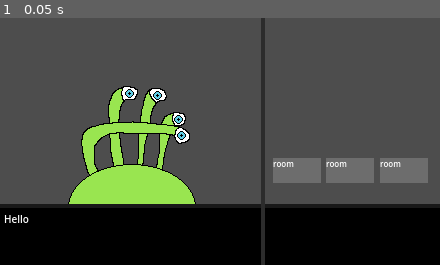
Above: before the commit, frame 1.
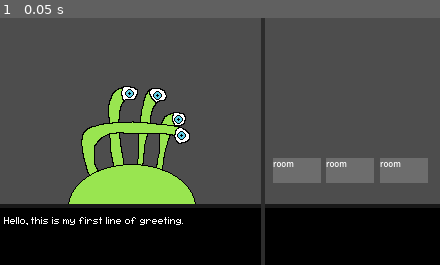
Above: after the commit, the same moment.

Repository: fawfle/brackeys-2026.1
Game: Godot game, scene res://scenes/game_scene.tscn
Same seed, same stepped clock (60 frames per second), same inputs: the game is played once before the commit and once after it.
Inputs:
- Up to frame 1 (0.05 s): no input

The runs differ from the first frame. In frame 1, 0.4% of the frame differs, in the area x 0-42%, y 79-84%.

Commit message:
adding more text functionality

Diff:
--- a/project.godot
+++ b/project.godot
@@ -24,6 +24,7 @@
 window/size/viewport_width=440
 window/size/viewport_height=247
 window/stretch/mode="viewport"
+window/stretch/scale_mode="integer"
 
 [physics]
 
--- a/scenes/game_scene.tscn
+++ b/scenes/game_scene.tscn
@@ -1,7 +1,8 @@
 [gd_scene format=3 uid="uid://d10v8ay10dsu6"]
 
 [ext_resource type="Script" uid="uid://fehsvnq2kohw" path="res://scenes/game manager.gd" id="1_w5aja"]
-[ext_resource type="Script" uid="uid://dkdr85sse58ak" path="res://scenes/text_box.gd" id="2_ycayy"]
+[ext_resource type="Script" uid="uid://dkdr85sse58ak" path="res://scenes/text_bar.gd" id="2_ycayy"]
+[ext_resource type="FontFile" uid="uid://bnw2vf51g52tq" path="res://fonts/fs-pixel-sans-unicode-regular.ttf" id="3_bw6k5"]
 [ext_resource type="PackedScene" uid="uid://4gii0y616804" path="res://scenes/hotel/room.tscn" id="3_ycayy"]
 
 [node name="GameScene" type="Node2D" unique_id=1746918585]
@@ -23,6 +24,7 @@
 offset_right = 262.0
 grow_vertical = 0
 color = Color(0, 0, 0, 1)
+script = ExtResource("2_ycayy")
 
 [node name="TextBox" type="Label" parent="CanvasLayer/TextBar" unique_id=787348684]
 layout_mode = 1
@@ -30,18 +32,19 @@
 anchor_right = 1.0
 anchor_bottom = 1.0
 offset_left = 4.0
-offset_top = 4.0
+offset_top = 3.0
 offset_right = -4.0
-offset_bottom = -4.0
+offset_bottom = -5.0
 grow_horizontal = 2
 grow_vertical = 2
 size_flags_horizontal = 0
 size_flags_vertical = 8
-theme_override_font_sizes/font_size = 10
+theme_override_constants/line_spacing = -3
+theme_override_fonts/font = ExtResource("3_bw6k5")
+theme_override_font_sizes/font_size = 16
 text = "this is sample text. Imagine something really interesting was here. I have preferences and they matter. This text box is also three lines long."
 autowrap_mode = 3
 clip_text = true
-script = ExtResource("2_ycayy")
 
 [node name="Separator" type="ColorRect" parent="CanvasLayer/TextBar" unique_id=1087483858]
 layout_mode = 1
--- a/scenes/text_box.gd
+++ b/scenes/text_bar.gd
@@ -1,6 +1,8 @@
-extends Label
+extends Control
 
 var line_queue: Array[String] = []
+
+@onready var text_box: Label = $TextBox
 
 func _ready() -> void:
 	Globals.set_text.connect(on_set_text)
@@ -8,7 +10,7 @@
 func load_line_from_queue():
 	if line_queue.size() == 0: return
 
-	text = line_queue.pop_front()
+	text_box.text = line_queue.pop_front()
 
 func on_set_text(lines: Array[String]) -> void:
 	line_queue = lines
--- a/scripts/guest.gd
+++ b/scripts/guest.gd
@@ -11,11 +11,13 @@
 @export var money: int = 0
 
 ## message on greeting
-@export var greeting: String = ""
+@export var greeting: Array[String] = []
 ## message on leaving
-@export var goodybye: String = ""
+@export var goodbye: Array[String] = []
 ## message on angry leaving
-@export var angry_goodbye: String = ""
+@export var angry_goodbye: Array[String] = []
+## message on happy leaving
+@export var happy_goodbye: Array[String] = []
 
 ## initial rating given by guest. Can be lower than 5 for picky or snobbish guests.
 @export var initial_rating: float = 5
@@ -25,7 +27,9 @@
 
 ##
 func get_lines() -> Array[String]:
-	return [greeting, generate_request()]
+	var arr: Array[String] = greeting.duplicate();
+	arr.append(generate_request())
+	return arr
 
 ## Todo, will return **random** dynamic request based on traits
 func generate_request() -> String:
--- a/scripts/guest_list.gd
+++ b/scripts/guest_list.gd
@@ -23,7 +23,7 @@
 	"four_eyes": {
 		SCENE: preload("res://scenes/characters/four_eyes.tscn"),
 		DEFAULT_TRAITS: [TraitList.Trait.CLEAN],
-		GREETING: "Hello",
+		GREETING: ["Hello, this is my first line of greeting.", "glorbo glub shclaoindsf sadfo. This is my second line!"],
 		GOODBYE: "Goodbye",
 		HAPPY_GOODBYE: "I was so happy. Goodbye.",
 		ANGRY_GOODBYE: "I am angry and goodbying",
@@ -44,9 +44,12 @@
 
 		if data.has(SCENE): guest.scene = data.get(SCENE)
 		if data.has(DEFAULT_TRAITS): guest.default_traits.assign(data.get(DEFAULT_TRAITS))
-		if data.has(GREETING): guest.greeting = data.get(GREETING)
-		if data.has(GOODBYE): guest.goodybye = data.get(GOODBYE)
-		if data.has(ANGRY_GOODBYE): guest.angry_goodbye = data.get(ANGRY_GOODBYE)
+
+		if data.has(GREETING): guest.greeting.assign(get_as_array(data, GREETING))
+		if data.has(GOODBYE): guest.goodbye.assign(get_as_array(data, GOODBYE))
+		if data.has(ANGRY_GOODBYE): guest.angry_goodbye.assign(get_as_array(data, ANGRY_GOODBYE))
+		if data.has(HAPPY_GOODBYE): guest.happy_goodbye.assign(get_as_array(data, HAPPY_GOODBYE))
+
 		if data.has(APPEAR_AFTER): guest.appear_after_day = data.get(APPEAR_AFTER)
 
 		## special guests
@@ -73,3 +76,13 @@
 	push_error("create_guest_queue exceeded max iterations and did not meet length:  " + str(length))
 
 	return guest_queue;
+
+static func get_as_array(data: Dictionary, key) -> Array[String]:
+	var ret: Array[String] = []
+
+	if data.get(key) is Array:
+		ret.assign(data.get(key))
+		return ret
+
+	ret.push_back(data.get(key))
+	return ret;
Binary file added: fonts/Jersey10-Regular.ttf
Not shown, added: fonts/Jersey10-Regular.ttf.import
Not shown, added: fonts/OFL.txt
Binary file added: fonts/fs-pixel-sans-unicode-regular.ttf
Not shown, added: fonts/fs-pixel-sans-unicode-regular.ttf.import
Not shown, added: fonts/license.txt
Not shown, added: fonts/readme.txt
Renamed: scenes/text_box.gd.uid -> scenes/text_bar.gd.uid
